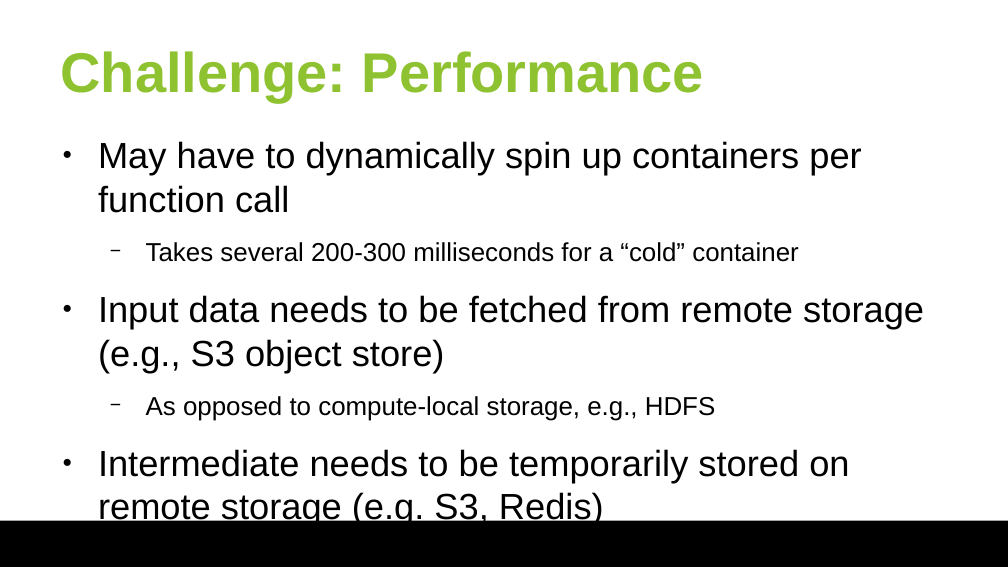
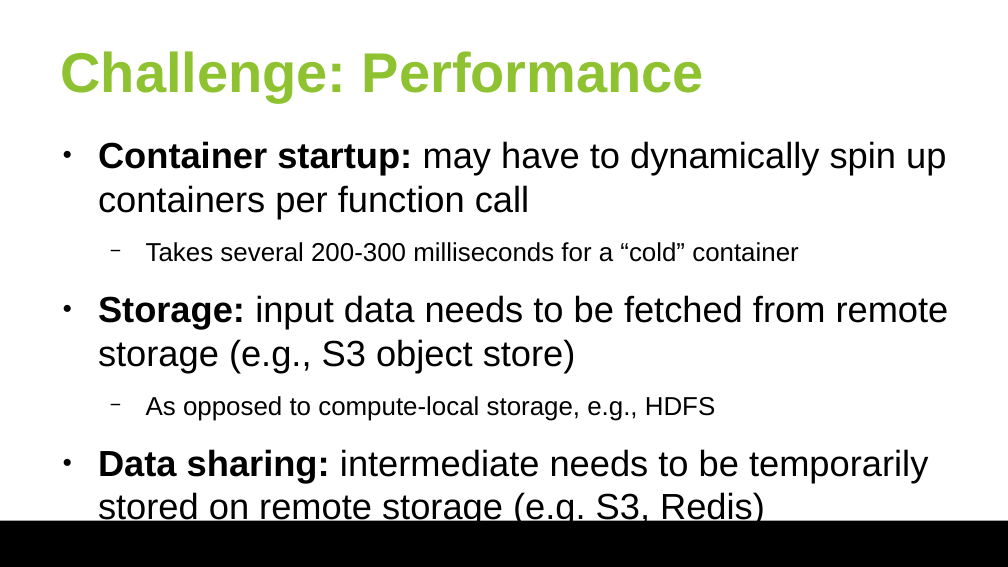
Before and after one commit to huangyibo/spark-summit-18, a slide deck: slide 3 of slides/spark-summit-18.odp. Drawn at 1008x567 pixels with LibreOffice and Linux fonts; fonts in the diff are those of the drawing; background and template pictures are left out. Boxes give left, top, right and bottom in pixels: in the first picture for what was removed or moved away, otherwise in the second. Text is boxed around its words. In the diff, an @@ line names an element or a change of style, - is before the commit and + after.

```diff
--- a/slides/spark-summit-18.odp
+++ b/slides/spark-summit-18.odp
@@ text at bbox=[98, 141, 946, 218]: text changed @@
-● May have to dynamically spin up containers per function call
+● Container startup: may have to dynamically spin up containers per function call
@@ text at bbox=[98, 295, 949, 372]: text changed @@
-● Input data needs to be fetched from remote storage (e.g., S3 object store)
+● Storage: input data needs to be fetched from remote storage (e.g., S3 object store)
@@ text at bbox=[98, 449, 928, 526]: text changed @@
-● Intermediate needs to be temporarily stored on remote storage (e.g. S3, Redis)
+● Data sharing: intermediate needs to be temporarily stored on remote storage (e.g. S3, Redis)
```
Also in this commit, not shown: 2 other slides changed, 1 slide added.
